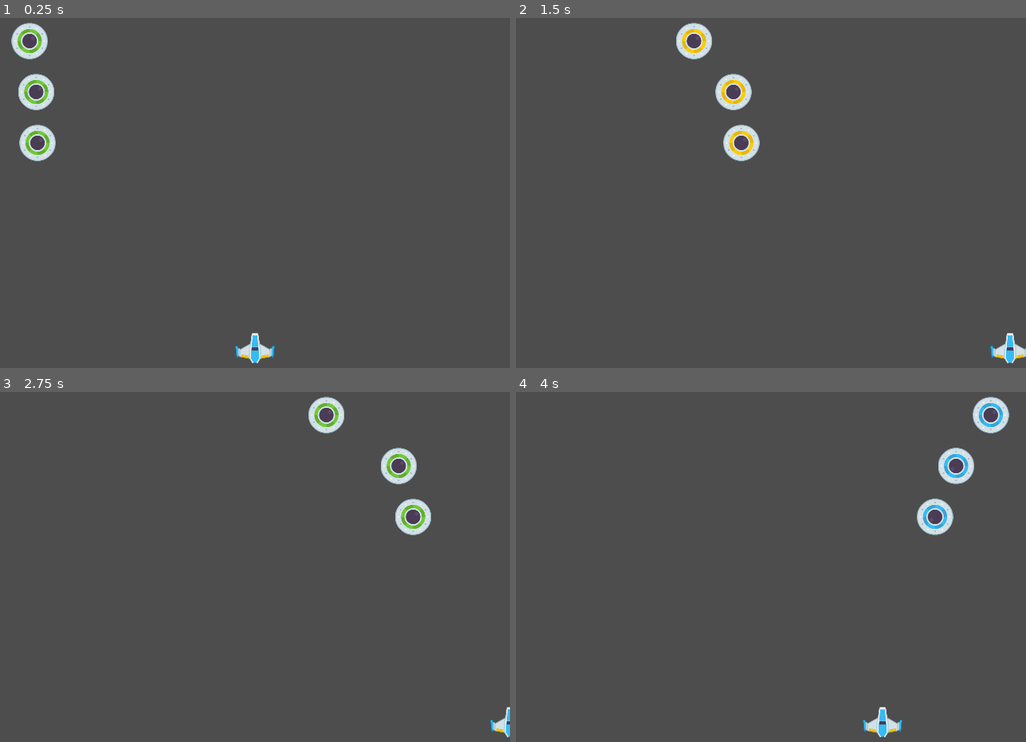
Above: before the commit, frames 1-4 (two rows, left to right).
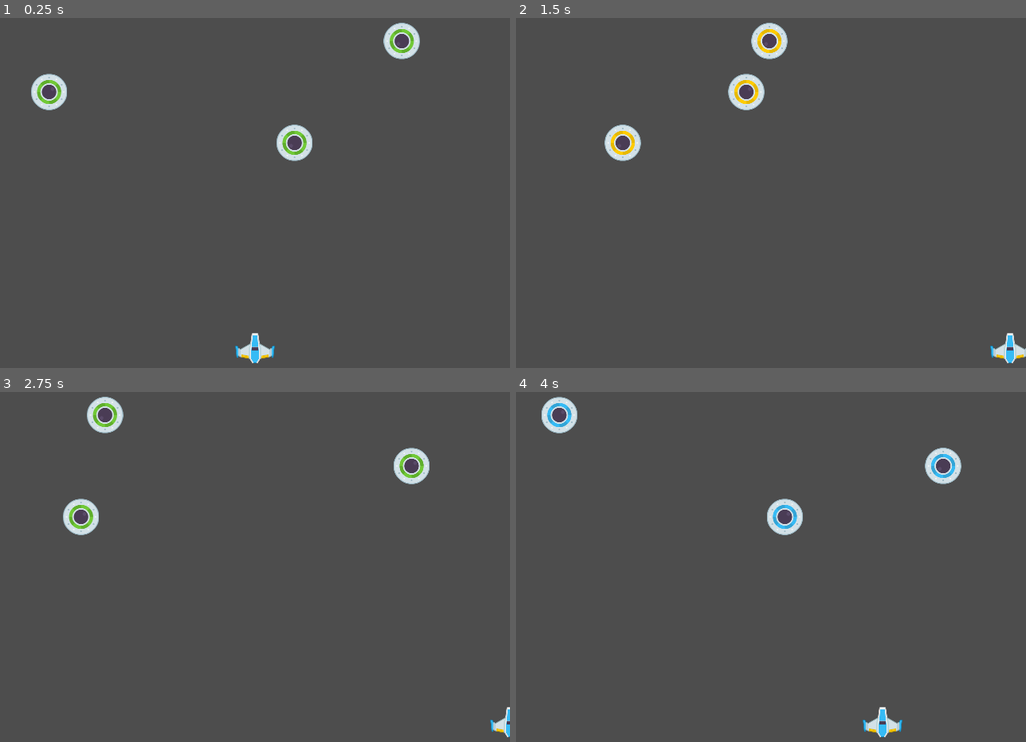
Above: after the commit, the same moments.

Repository: adelagon/godot-microgames-jam
Game: Godot game, scene res://games/shoot_the_aliens/scenes/Window/window.tscn
The game is run twice, just before and just after one commit, with the same random seed, the same clock (stepped at 60 frames per second) and the same inputs.
Inputs:
- Up to frame 1 (0.25 s): no input
- Up to frame 2 (1.5 s): hold D (move_right) 0.53-1.28 s; hold Space (button0) 0.53-1.28 s; hold S (move_down) from 1.28 s (still down); tap Space (button0) at 1.35 s
- Up to frame 3 (2.75 s): release S (move_down) at 2.03 s; hold D (move_right) from 2.03 s (still down); hold Space (button0) from 2.03 s (still down)
- Up to frame 4 (4 s): release D (move_right) at 2.78 s; release Space (button0) at 2.78 s; hold W (move_up) 2.78-3.53 s; tap Space (button0) at 2.85 s; hold A (move_left) from 3.53 s (still down); hold Space (button0) from 3.53 s (still down)

The runs differ from the first frame. In frame 1, 2.8% of the frame differs, in the area x 2-83%, y 1-41%; in frame 2, 2.8%; in frame 3, 2.8%; in frame 4, 2.8%.

Commit message:
Player & UFO improvements
- Add Player Laser SFX
- Randomize UFO position on start

Diff:
--- a/games/shoot_the_aliens/scenes/Player/player.gd
+++ b/games/shoot_the_aliens/scenes/Player/player.gd
@@ -22,7 +22,7 @@
 		#velocity.y -= 1
 		pass
 	if Input.is_action_pressed("button0"):
-		pass
+		$LaserSFX.play()
 
 	# Prevent player from moving faster diagonally
 	if velocity.length() > 0:
--- a/games/shoot_the_aliens/scenes/Player/player.tscn
+++ b/games/shoot_the_aliens/scenes/Player/player.tscn
@@ -1,7 +1,8 @@
-[gd_scene load_steps=5 format=3 uid="uid://dwmmds663c0ba"]
+[gd_scene load_steps=6 format=3 uid="uid://dwmmds663c0ba"]
 
 [ext_resource type="Script" path="res://games/shoot_the_aliens/scenes/Player/player.gd" id="1_eqn14"]
 [ext_resource type="Texture2D" uid="uid://cj5agmrfdjkkp" path="res://games/shoot_the_aliens/assets/sprites/player_ship.png" id="2_fvsl7"]
+[ext_resource type="AudioStream" uid="uid://i7chp1tuu1xs" path="res://games/shoot_the_aliens/assets/sound/sfx_laser.ogg" id="3_6b4g5"]
 
 [sub_resource type="SpriteFrames" id="SpriteFrames_c2jyb"]
 animations = [{
@@ -29,3 +30,6 @@
 
 [node name="CollisionShape2D" type="CollisionShape2D" parent="."]
 shape = SubResource("CapsuleShape2D_i6afi")
+
+[node name="LaserSFX" type="AudioStreamPlayer2D" parent="."]
+stream = ExtResource("3_6b4g5")
--- a/games/shoot_the_aliens/scenes/UFO/ufo.gd
+++ b/games/shoot_the_aliens/scenes/UFO/ufo.gd
@@ -2,19 +2,27 @@
 class_name UFO
 
 var speed = 0.0
+var initialized = false
 var path_follow
 
+var rng = RandomNumberGenerator.new()
+
+signal ufo_hit
 
 func _ready():
-	print("ready")
 	$AnimatedSprite2D.play()
 
 
-func _process(delta):
-	if path_follow != null:
-		path_follow.progress += speed * delta
+func _process(delta) -> void:
+	# Due to lack of good constructor pattern in GDScript, we need to first check
+	# if path_follow has been assigned by the parent node. If not set, we wait for
+	# the next _process
+	if path_follow == null:
+		return
 
+	# Set random position of the UFO once path_follow has bee initiliazed
+	if path_follow and not initialized:
+		initialized = true
+		path_follow.progress_ratio = rng.randf_range(0.0, 1.0)
 
-func _on_visible_on_screen_notifier_2d_screen_exited():
-	pass
-	#queue_free()
+	path_follow.progress += speed * delta
--- a/games/shoot_the_aliens/scenes/Window/window.gd
+++ b/games/shoot_the_aliens/scenes/Window/window.gd
@@ -45,7 +45,6 @@
 	var ufo = ufo_scene.instantiate()
 	ufo.speed = enemy_speed
 	ufo.path_follow = path_follow
-	print(ufo.speed)
 	path_follow.add_child(ufo)
 	path.add_child(path_follow)
 	return path
Not shown, added: games/shoot_the_aliens/assets/sound/sfx_game_over.ogg.import
Not shown, added: games/shoot_the_aliens/assets/sound/sfx_laser.ogg.import
Not shown, added: games/shoot_the_aliens/assets/sound/sfx_ufo_hit.ogg.import
Not shown, added: games/shoot_the_aliens/assets/sound/sfx_game_over.ogg
Not shown, added: games/shoot_the_aliens/assets/sound/sfx_laser.ogg
Not shown, added: games/shoot_the_aliens/assets/sound/sfx_ufo_hit.ogg
